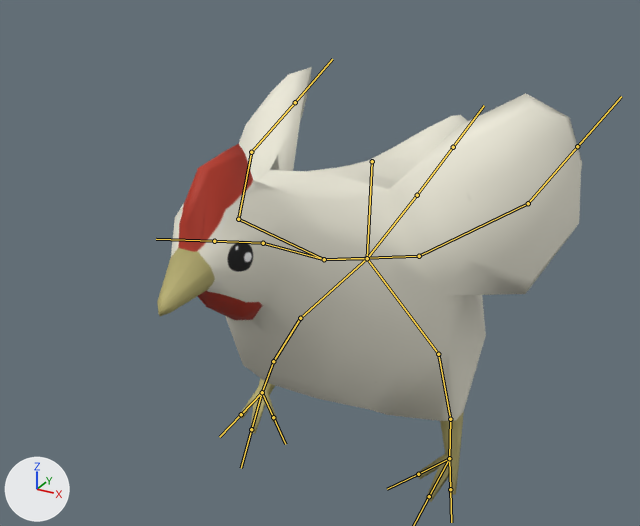
One commit to the FBX model Assets/Models/Kana/chicken1.fbx: the scene before it, then after it.
Camera for both pictures: a 50 mm lens placed at (6.02, -12.3, 6.62), pointed at (-0.41, -0.62, 0.78). Every picture has the same lights, and +X, +Y and +Z are marked at lower left. Both versions are drawn at frame 8 of the action 'chic|chicPanic'; the numbers are the values there. The bones that bend it are drawn over the model as lines.
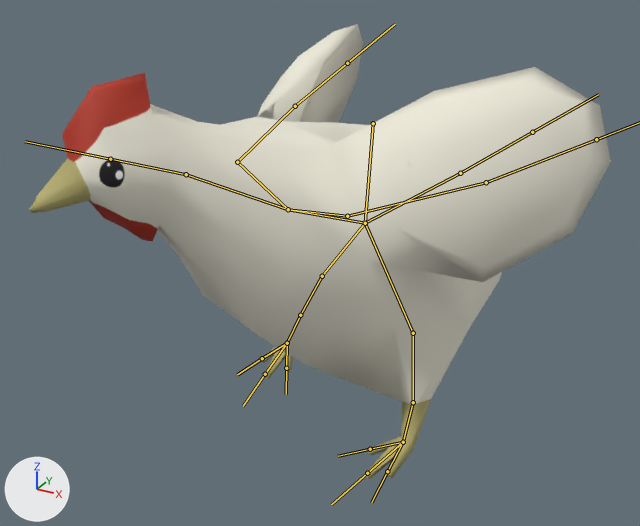
Location of each change, (x1, y1, x2, y2) in pixels of the pictures (640 x 526 px):
'Cube', posed (37% wider)
    before: (157, 67, 582, 502)
    after: (29, 24, 611, 479)
bone 'backcontroller', root to tip
    before: (372, 161) to (367, 258)
    after: (373, 123) to (365, 223)
bone 'L_arm2', root to tip
    before: (528, 203) to (577, 146)
    after: (486, 182) to (596, 139)
bone 'R_arm2', root to tip
    before: (251, 152) to (295, 102)
    after: (295, 106) to (347, 63)

Edits to the bpy script that builds the scene:
```text
Change bone_backcontroller:
    where bone_backcontroller = bpy.data.objects['chic'].pose.bones['backcontroller']
    bone_backcontroller.location: (0.0, -0.8, -0.05) -> (0.0, -1.43, -0.1)
    bone_backcontroller.rotation_quaternion: (1.0, 0.0, 0.0, 0.0) -> (0.973, 0.0, 0.228, 0.016)  # degrees (0, 0, 0) -> degrees (0, 26, 2)
Change bone_l_arm2:
    where bone_l_arm2 = bpy.data.objects['chic'].pose.bones['L_arm2']  # child of 'L_arm1'
    bone_l_arm2.rotation_quaternion: (0.996, 0.001, -0.004, 0.088) -> (1.0, 0.006, -0.014, 0.001)  # degrees (0, 0, 10) -> degrees (1, -2, 0)
Change bone_r_arm2:
    where bone_r_arm2 = bpy.data.objects['chic'].pose.bones['R_arm2']  # child of 'R_arm1'
    bone_r_arm2.rotation_quaternion: (0.997, 0.002, 0.001, -0.084) -> (0.999, 0.009, 0.019, 0.047)  # degrees (0, 0, -10) -> degrees (1, 2, 5)
```
